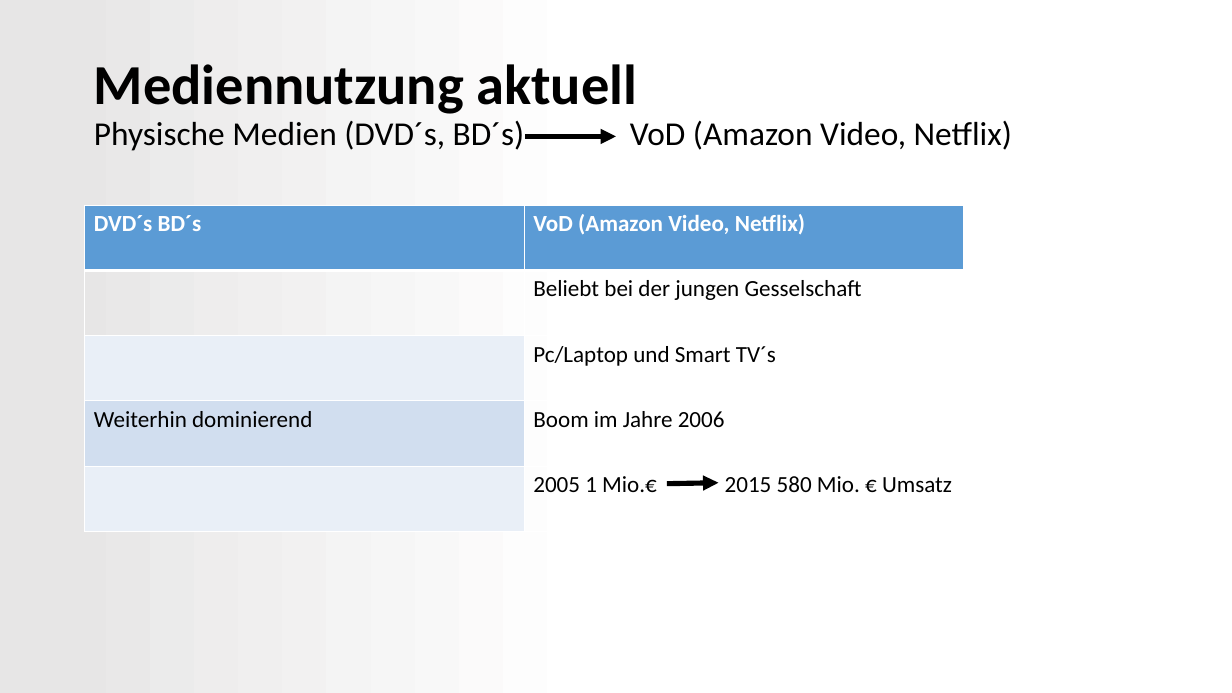
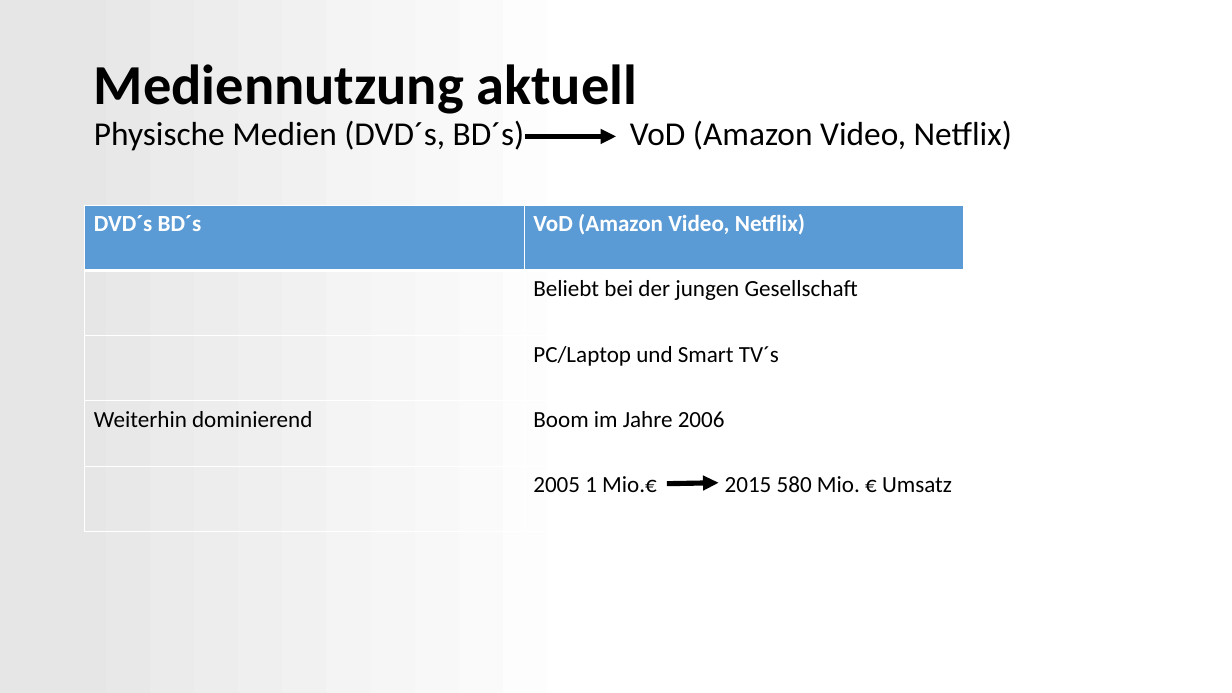
Before and after one commit to Seany1992/MuW, a slide deck: slide 7 of Medienwandel im 21.pptx. Drawn at 1232x693 pixels with LibreOffice and Linux fonts; fonts in the diff are those of the drawing. Boxes give left, top, right and bottom in pixels: in the first picture for what was removed or moved away, otherwise in the second. Text is boxed around its words. In the diff, an @@ line names an element or a change of style, - is before the commit and + after.

Commit message:
präsentation erweitert

```diff
--- a/Medienwandel im 21.pptx
+++ b/Medienwandel im 21.pptx
@@ table at box(85, 205, 965, 531) @@
-row 2, column 2: Beliebt bei der jungen Gesselschaft
+row 2, column 2: Beliebt bei der jungen Gesellschaft
-row 3, column 2: Pc/Laptop und Smart TV´s
+row 3, column 2: PC/Laptop und Smart TV´s
@@ fill #D2DEEF to none in row 4, column 1 @@
```
